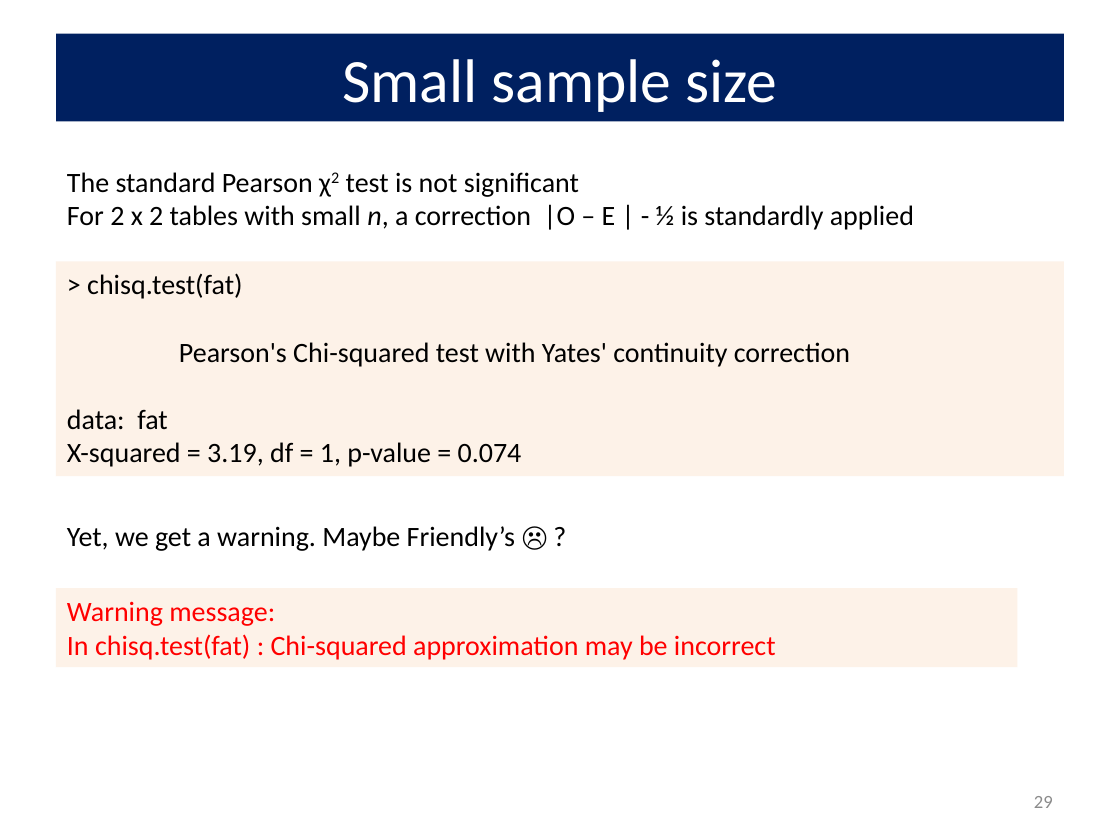
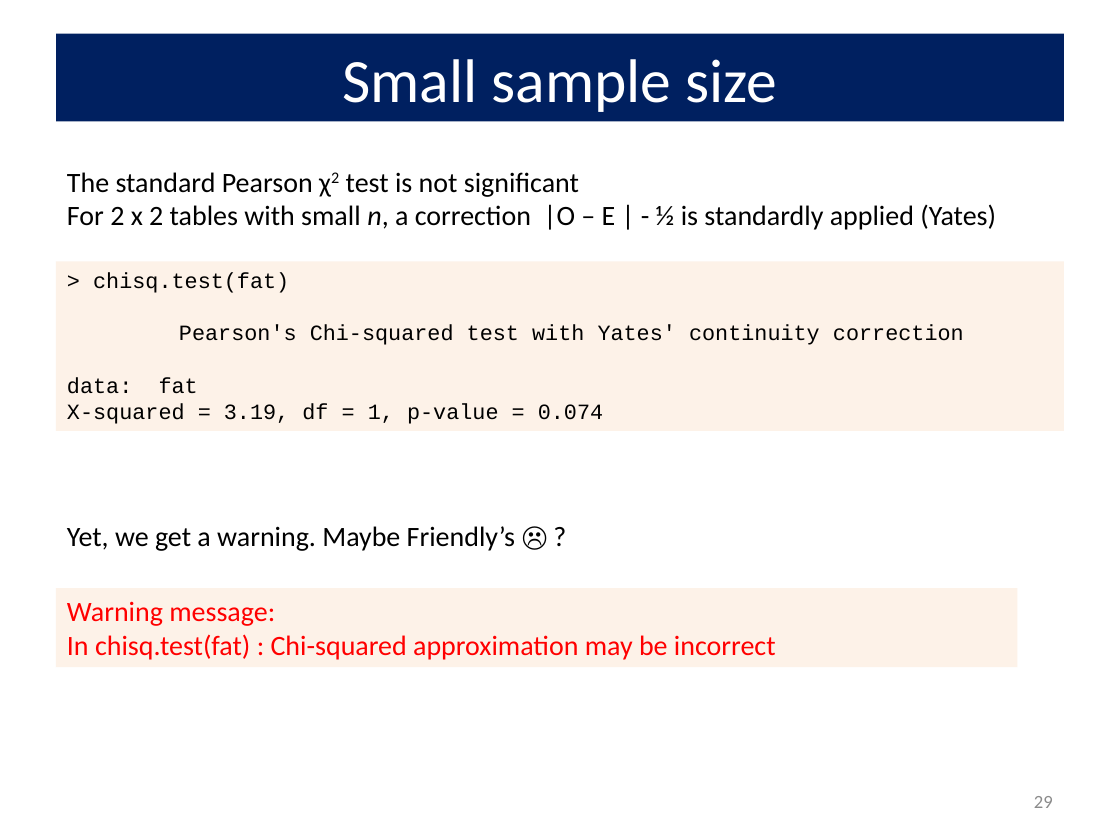
Before and after one commit to friendly/psy6136, a slide deck: slide 29 of docs/lectures/03-Twoway1.pptx. Drawn at 1120x840 pixels with LibreOffice and Linux fonts; fonts in the diff are those of the drawing. Boxes give left, top, right and bottom in pixels: in the first picture for what was removed or moved away, otherwise in the second. Text is boxed around its words. In the diff, an @@ line names an element or a change of style, - is before the commit and + after.

```diff
--- a/docs/lectures/03-Twoway1.pptx
+++ b/docs/lectures/03-Twoway1.pptx
@@ text at (67, 204, 996, 230): text changed @@
-For 2 x 2 tables with small n, a correction |O – E | - ½ is standardly applied
+For 2 x 2 tables with small n, a correction |O – E | - ½ is standardly applied (Yates)
@@ rectangle "> chisq.test(fat)": place and size @@
-rectangle "> chisq.test(fat)" at (56, 261, 1064, 476)
+rectangle "> chisq.test(fat)" at (56, 261, 1064, 430)
@@ rectangle "> chisq.test(fat)" at (56, 261, 1064, 430): size 18 to 14 pt, font Calibri to Courier New @@
```
Also in this commit, not shown: 16 other slides changed, 7 other files.
